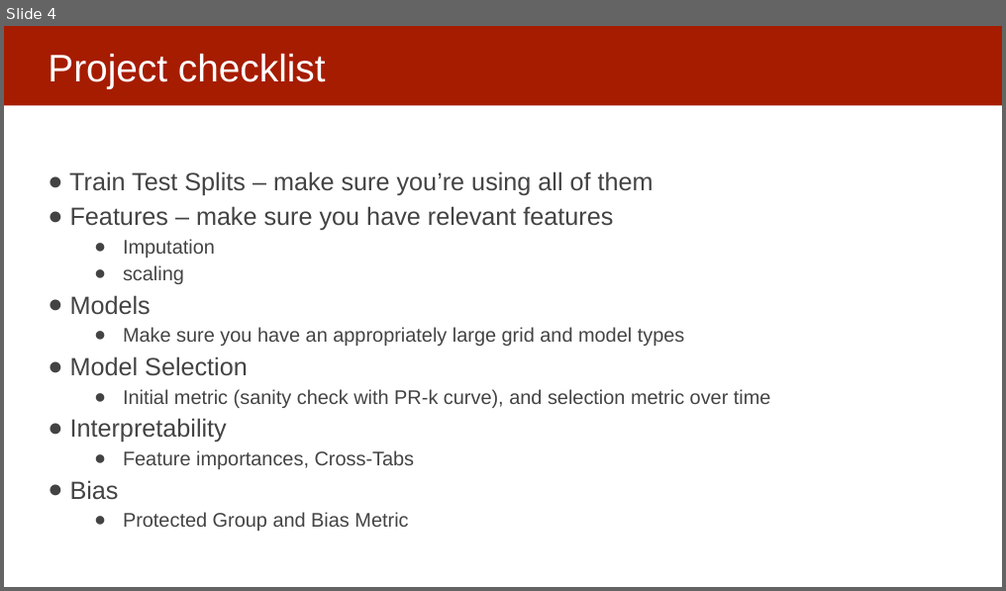
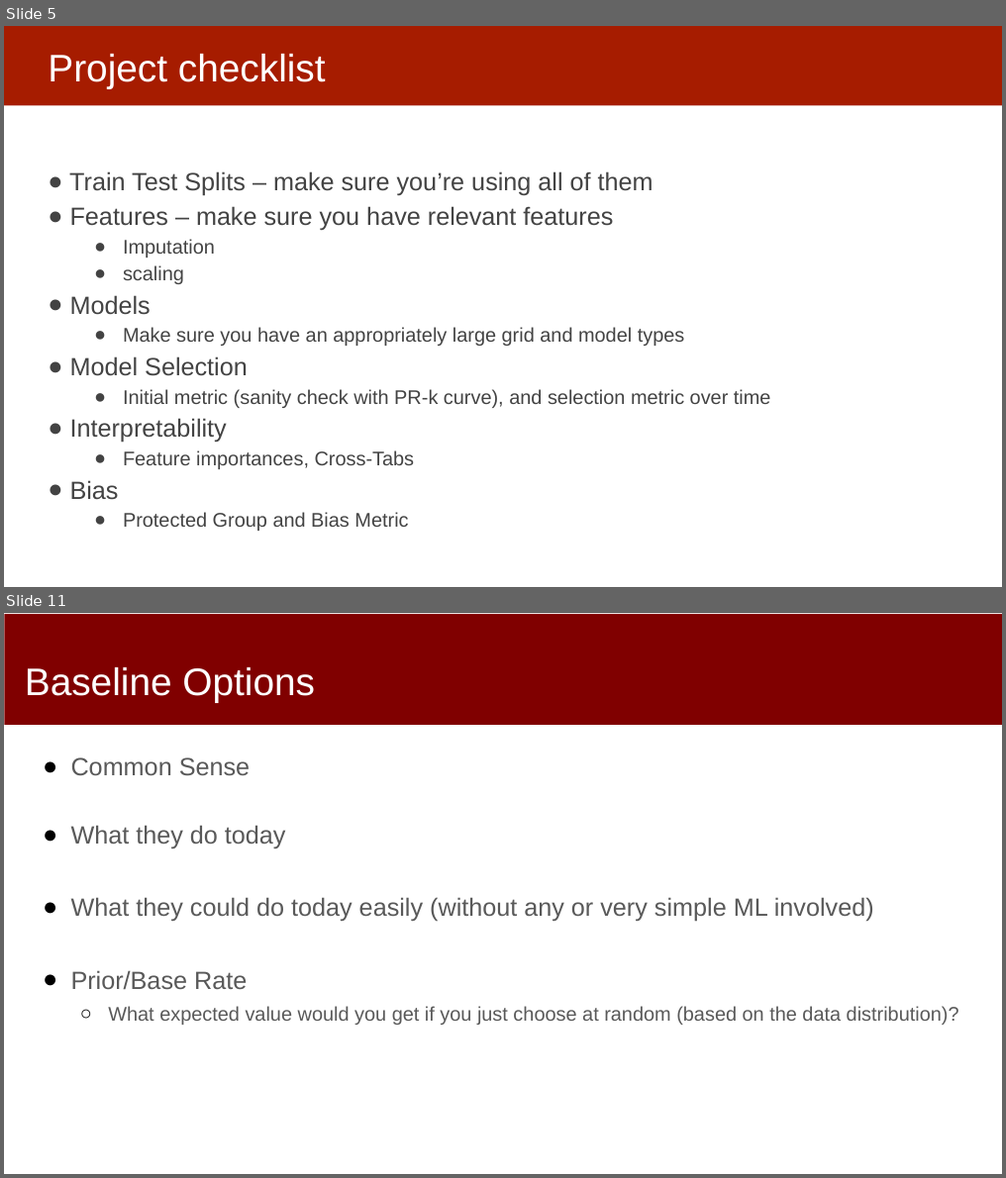
Before and after one commit to dssg/mlforpublicpolicylab, a slide deck: 14 - Presentations and Wrap-Up/causal inference.pptx. Shown one above the other, each under a label of ours: slide 4 before the commit, slides 5 and 11 after it; the slides between them are not shown. The pictures are 1006x591 and 1006x1178 pixels, drawn with LibreOffice and Linux fonts; fonts in the diff are those of the drawing. Boxes give left, top, right and bottom in pixels: in the first picture for what was removed or moved away, otherwise in the second. Text is boxed around its words. In the diff, an @@ line names an element or a change of style, - is before the commit and + after.

```diff
--- a/14 - Presentations and Wrap-Up/causal inference.pptx
+++ b/14 - Presentations and Wrap-Up/causal inference.pptx
@@ slide 11 added at box(4, 613, 1002, 1174), background #FFFFFF @@
@@ rectangle added at box(5, 614, 1002, 725), fill #800000 @@
@@ title added at box(25, 667, 315, 702), 37 pt, text #FFFFFF @@
+Baseline Options
@@ text added at box(71, 758, 959, 1025), 24 pt, text #595959 @@
+● Common Sense
+● What they do today
+● What they could do today easily (without any or very simple ML involved)
+● Prior/Base Rate
+  ○ What expected value would you get if you just choose at random (based on the data distribution)?
@@ what was slide 4 is now slide 5 @@
```
Also in this commit, not shown: 3 slides changed, 19 other slides added.
